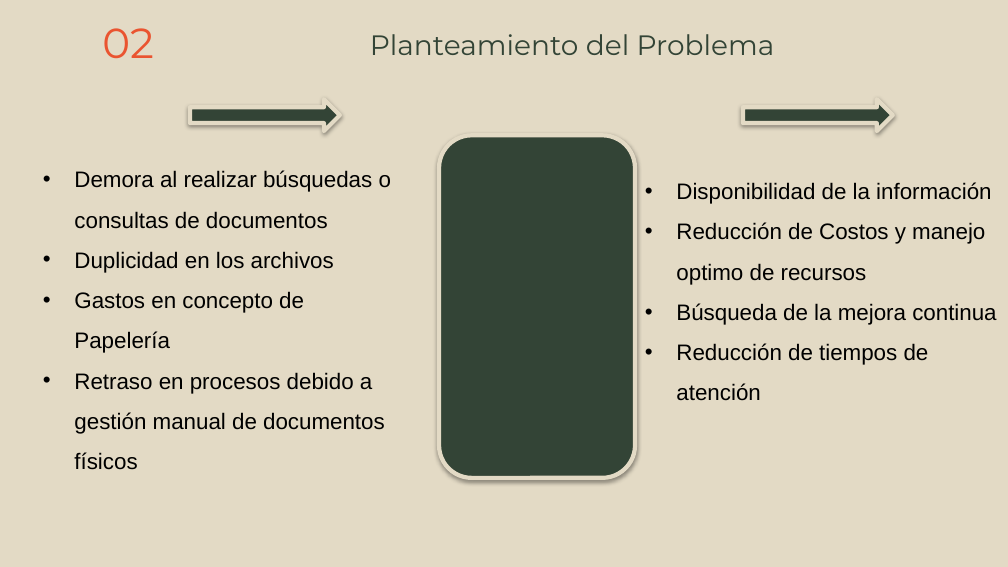
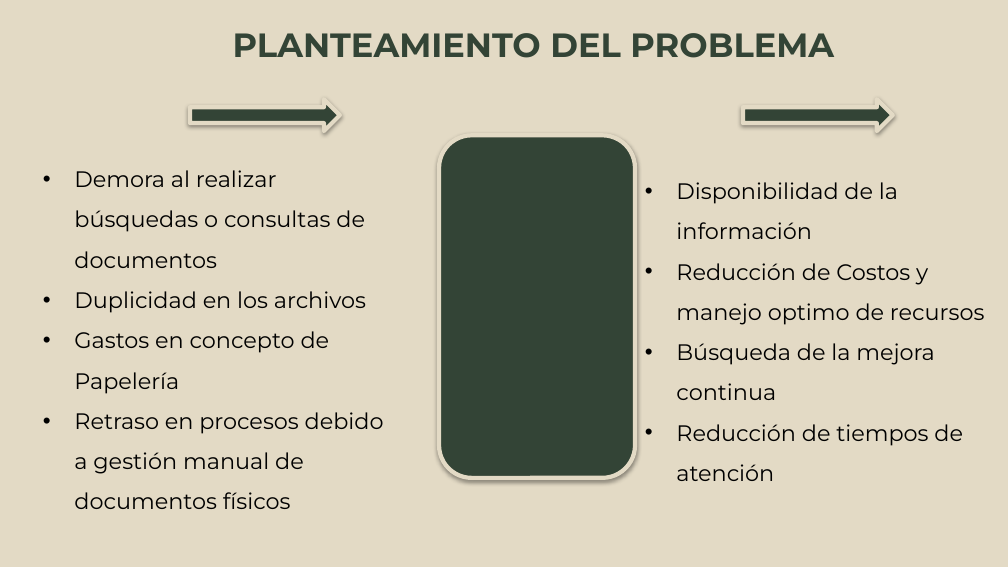
Before and after one commit to mo201801/trabajogrado, a slide deck: slide 10 of ocr-ppt.pptx. Drawn at 1008x567 pixels with LibreOffice and Linux fonts; fonts in the diff are those of the drawing. Boxes give left, top, right and bottom in pixels: in the first picture for what was removed or moved away, otherwise in the second. Text is boxed around its words. In the diff, an @@ line names an element or a change of style, - is before the commit and + after.

```diff
--- a/ocr-ppt.pptx
+++ b/ocr-ppt.pptx
@@ title removed at box(102, 28, 154, 58) @@
-02
@@ title at box(233, 33, 834, 58): text changed; size 20 to 24 pt; bold on @@
-Planteamiento del Problema
+PLANTEAMIENTO DEL PROBLEMA
@@ text "Demora al realizar búsquedas o ..." at box(74, 170, 384, 509): font Arial to Montserrat @@
@@ text "Disponibilidad de la información" at box(676, 222, 985, 481): font Arial to Montserrat @@
```
Also in this commit, not shown: 18 other slides changed, 10 slides added, 4 slides removed, 1 other file.
